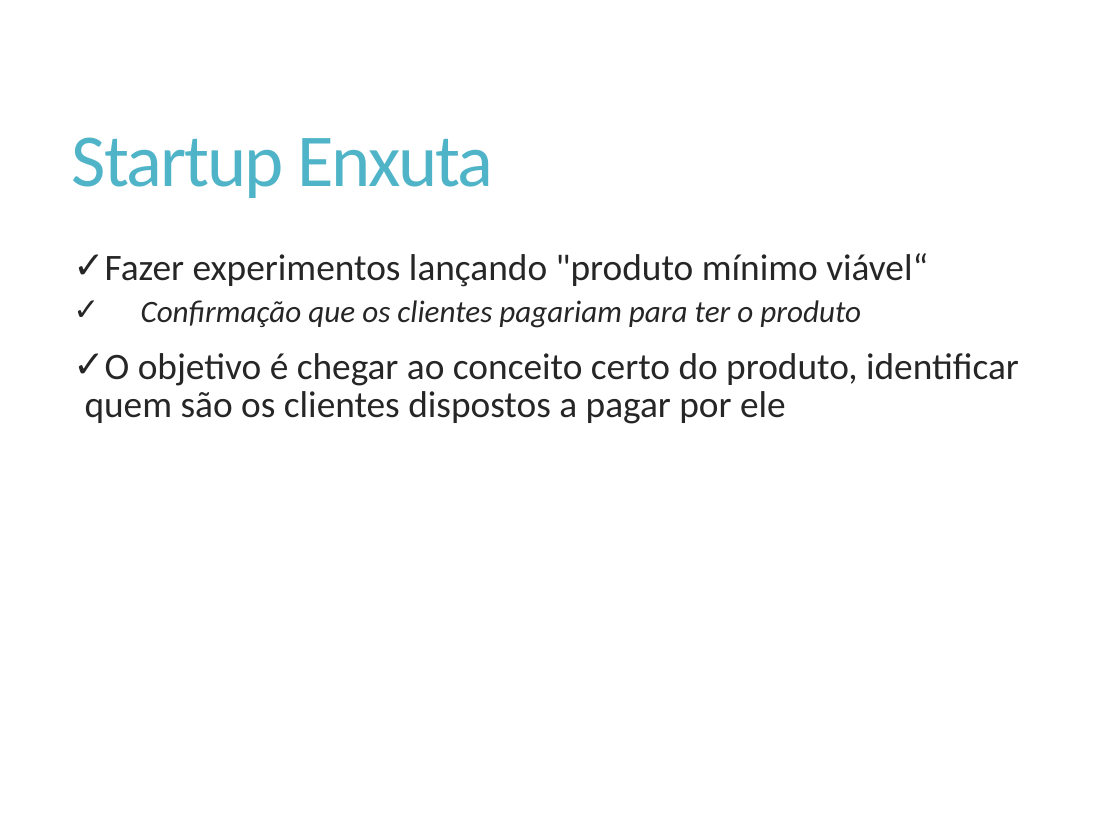
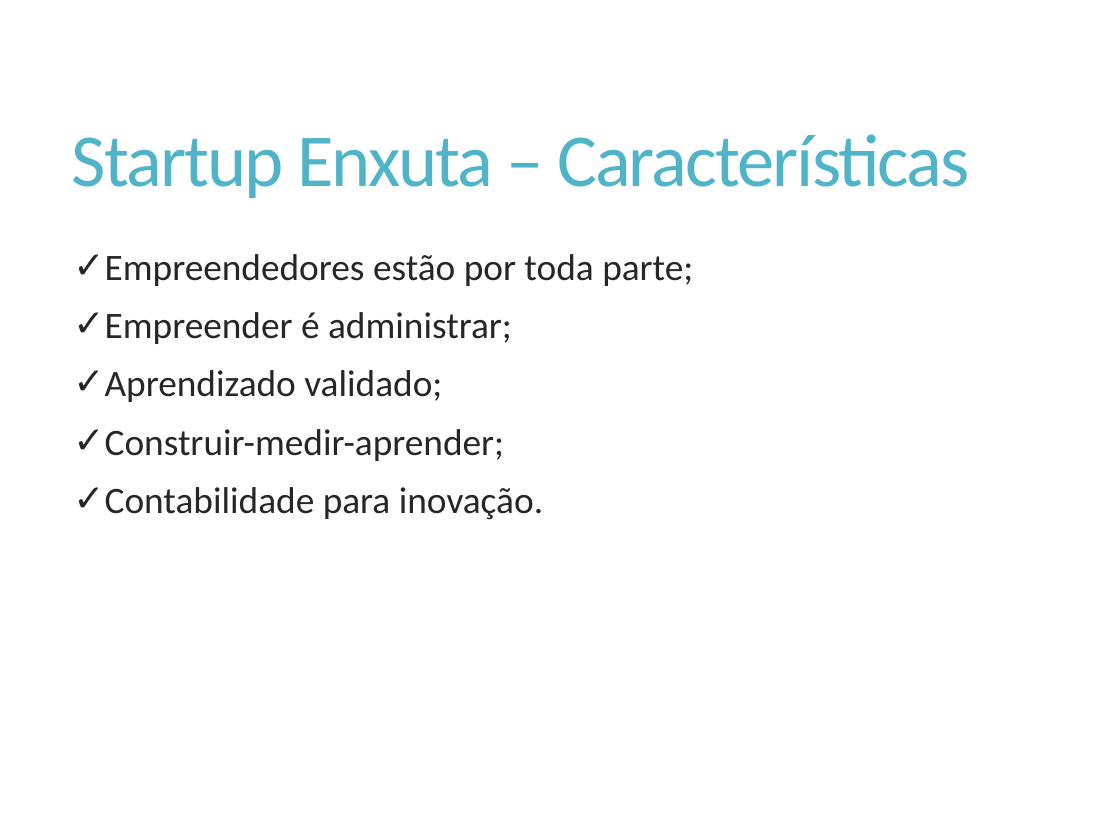
Before and after one commit to Elton-Garbin/TCC-2016, a slide deck: slide 34 of StartIdea/StartIdea.Docs/Apresentacao.pptx (slide 24 before the commit). Drawn at 1120x840 pixels with LibreOffice and Linux fonts; fonts in the diff are those of the drawing. Boxes give left, top, right and bottom in pixels: in the first picture for what was removed or moved away, otherwise in the second. Text is boxed around its words. In the diff, an @@ line names an element or a change of style, - is before the commit and + after.

```diff
--- a/StartIdea/StartIdea.Docs/Apresentacao.pptx
+++ b/StartIdea/StartIdea.Docs/Apresentacao.pptx
@@ title at [72,134,969,198]: text changed @@
-Startup Enxuta
+Startup Enxuta – Características
@@ text at [105,254,693,520]: text changed @@
-✓ Fazer experimentos lançando "produto mínimo viável“
-    ✓ Confirmação que os clientes pagariam para ter o produto
-✓ O objetivo é chegar ao conceito certo do produto, identificar quem são os clientes dispostos a pagar por ele
+✓ Empreendedores estão por toda parte;
+✓ Empreender é administrar;
+✓ Aprendizado validado;
+✓ Construir-medir-aprender;
+✓ Contabilidade para inovação.
```
Also in this commit, not shown: 2 other slides changed, 18 slides removed.
